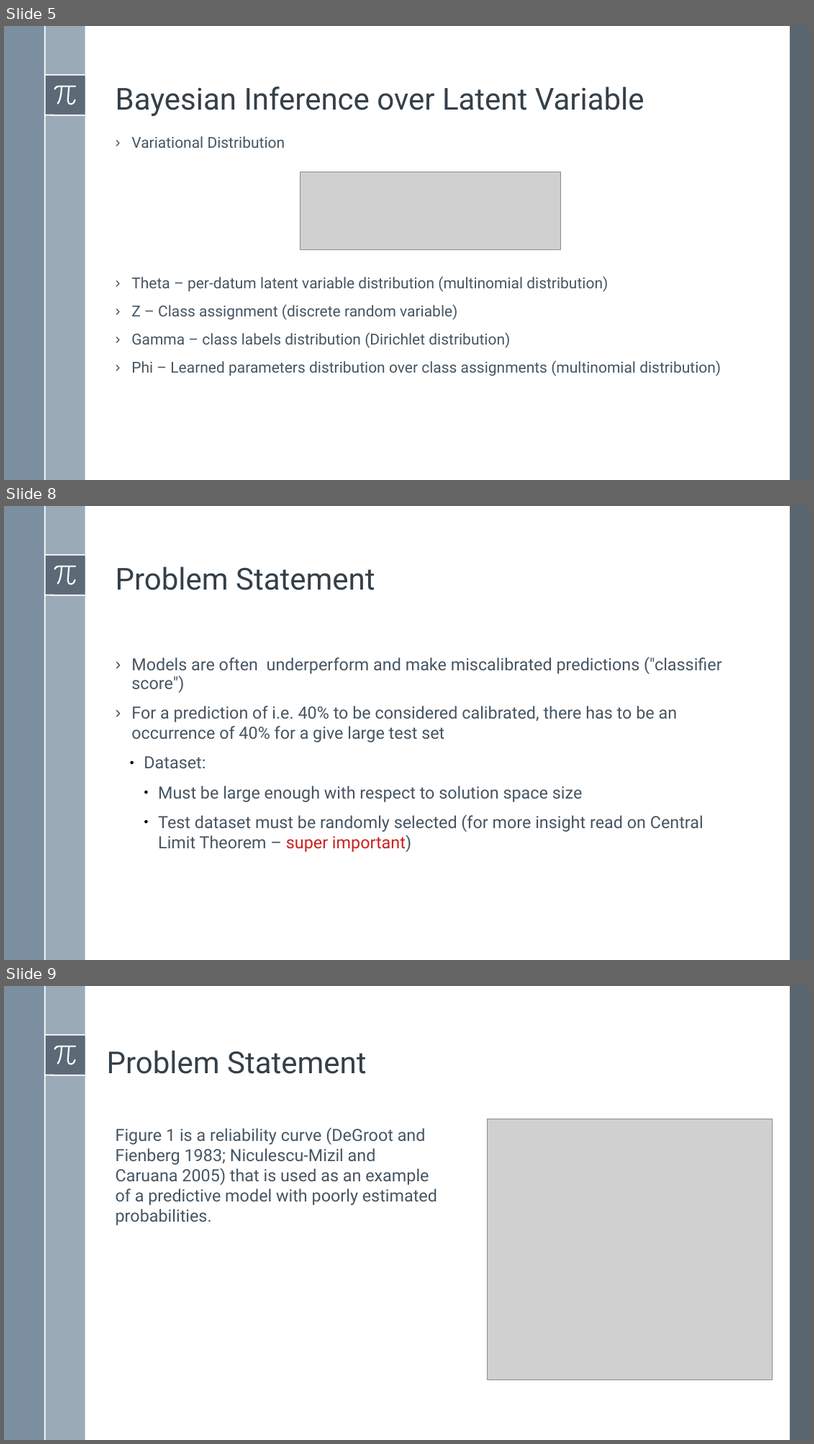
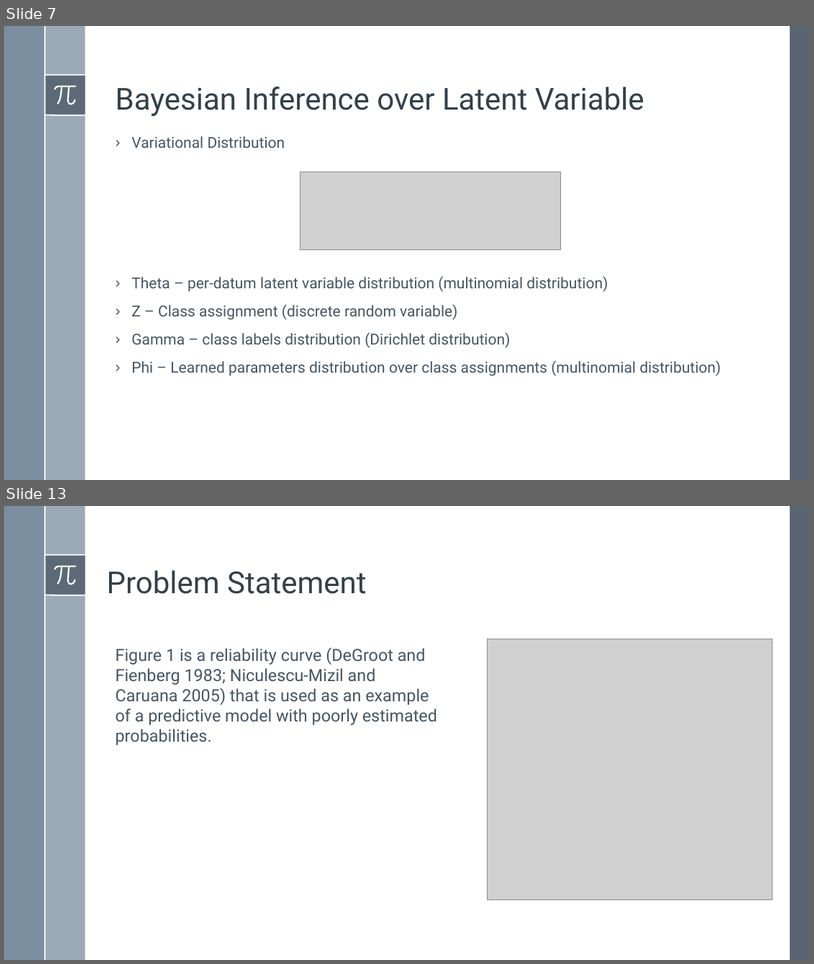
Before and after one commit to BardiaMojra/presentations, a slide deck: unified_probabilistic_deep_continual_learning_through_generative_replay_and_open_set_recognition/presentation.odp. Shown one above the other, each under a label of ours: slides 5, 8 and 9 before the commit, slides 7 and 13 after it; the slides between them are not shown. The pictures are 814x1444 and 814x964 pixels, drawn with LibreOffice and Linux fonts; fonts in the diff are those of the drawing; grey boxes stand for pictures; background and template pictures are left out. Boxes give left, top, right and bottom in pixels: in the first picture for what was removed or moved away, otherwise in the second. Text is boxed around its words. In the diff, an @@ line names an element or a change of style, - is before the commit and + after.

```diff
--- a/unified_probabilistic_deep_continual_learning_through_generative_replay_and_open_set_recognition/presentation.odp
+++ b/unified_probabilistic_deep_continual_learning_through_generative_replay_and_open_set_recognition/presentation.odp
@@ slide 8 removed at bbox=[4, 506, 810, 960], background #FFFFFF; not listed: 8 template elements that a slide beside it also shows @@
@@ text removed at bbox=[116, 566, 375, 590] @@
-Problem Statement
@@ text removed at bbox=[131, 656, 722, 852] @@
-› Models are often underperform and make miscalibrated predictions ("classifier score")
-› For a prediction of i.e. 40% to be considered calibrated, there has to be an occurrence of 40% for a give large test set
-  ● Dataset:
-    ● Must be large enough with respect to solution space size
-    ● Test dataset must be randomly selected (for more insight read on Central Limit Theorem – super important)
@@ what was slide 5 is now slide 7 @@
@@ what was slide 9 is now slide 13 @@
```
Also in this commit, not shown: 1 slide changed, 7 slides added, 2 other slides removed, 13 other files.
